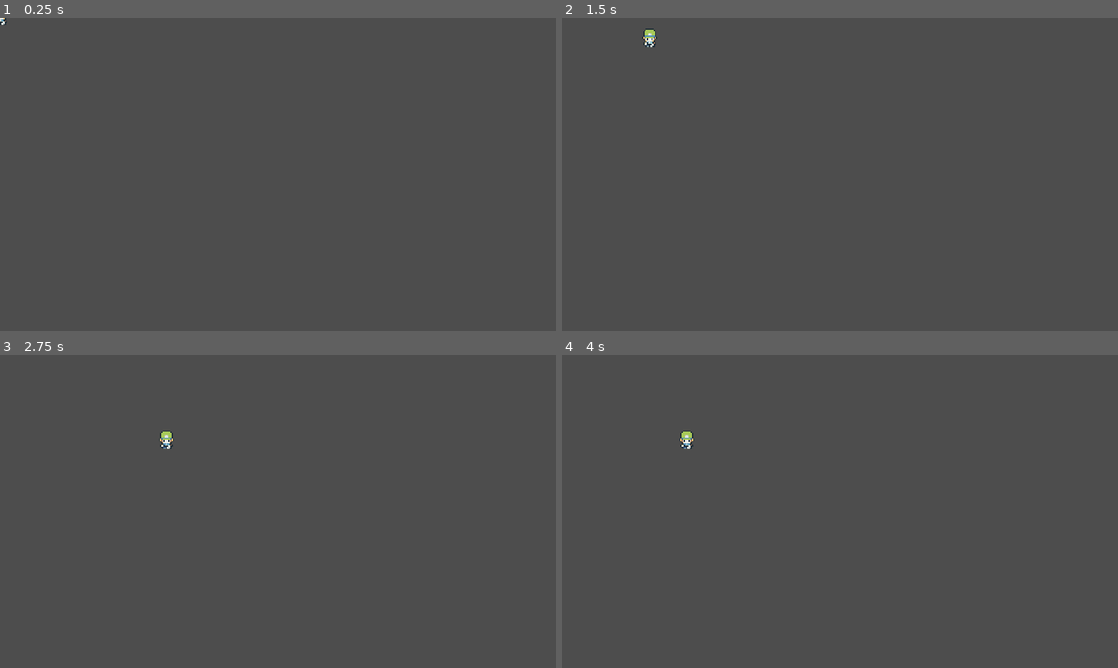
Above: before the commit, frames 1-4 (two rows, left to right).
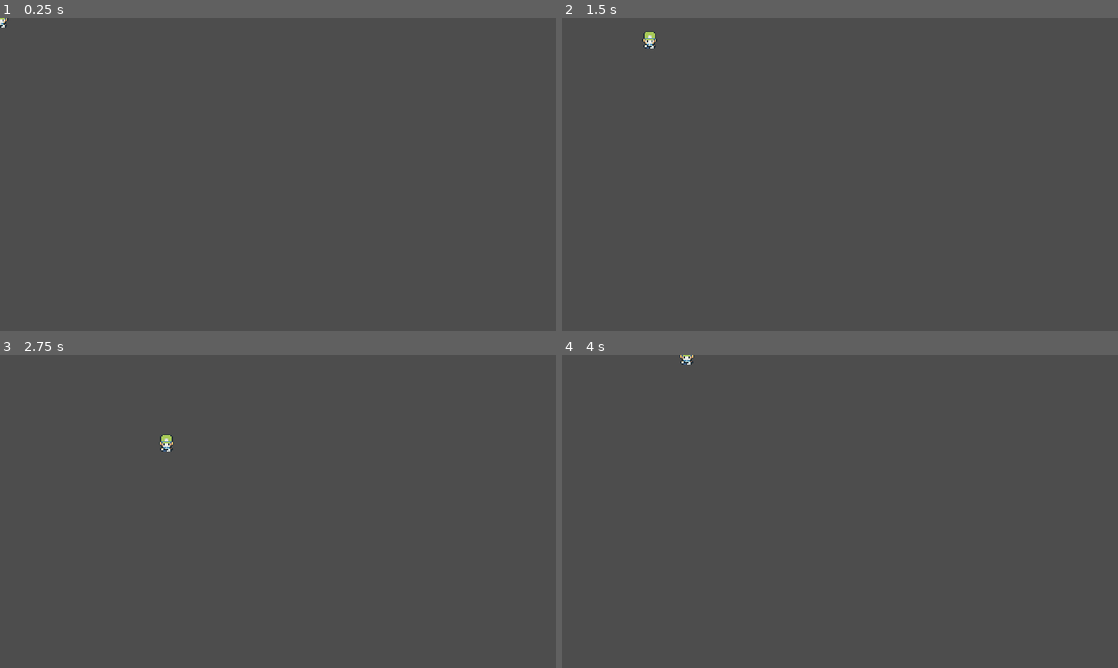
Above: after the commit, the same moments.

Repository: Juni41/Game-Jam-2
Game: Godot game, scene res://scenes/player.tscn
Two runs of this game, one before a commit and one after it. Both use one fixed random seed, a clock stepped at 60 frames per second and the inputs below.
Inputs:
- Up to frame 1 (0.25 s): no input
- Up to frame 2 (1.5 s): tap Enter at 0.5 s; hold D (Right) 0.53-1.28 s; hold S (Down) from 1.28 s (still down)
- Up to frame 3 (2.75 s): release S (Down) at 2.03 s; hold D (Right) from 2.03 s (still down)
- Up to frame 4 (4 s): release D (Right) at 2.78 s; hold W (Up, bound only after the commit) 2.78-3.53 s; hold A (Left) from 3.53 s (still down)

The runs differ from the first frame. In frame 1, less than 0.1% of the frame differs, in the area x 0-2%, y 0-4%; in frame 2, 0.1%; in frame 3, 0.1%; in frame 4, 0.2%, in the area x 21-24%, y 0-30%.

Commit message:
added some animations

Diff:
--- a/GameJam-2/project.godot
+++ b/GameJam-2/project.godot
@@ -27,7 +27,7 @@
 
 Up={
 "deadzone": 0.5,
-"events": [Object(InputEventKey,"resource_local_to_scene":fa …(140 unchanged characters)… d":false,"keycode":0,"physical_keycode":4194328,"key_label":0,"unicode":0,"echo":false,"script":null)
+"events": [Object(InputEventKey,"resource_local_to_scene":fa …(140 unchanged characters)… d":false,"keycode":0,"physical_keycode":87,"key_label":0,"unicode":119,"echo":false,"script":null)
 ]
 }
 Down={
--- a/GameJam-2/scenes/player.tscn
+++ b/GameJam-2/scenes/player.tscn
@@ -1,7 +1,92 @@
-[gd_scene load_steps=4 format=3 uid="uid://81tvfpbsj623"]
+[gd_scene load_steps=10 format=3 uid="uid://81tvfpbsj623"]
 
 [ext_resource type="Texture2D" uid="uid://coqkxbgjy8fta" path="res://assets/character/Char.png" id="1_as0au"]
 [ext_resource type="Script" path="res://assets/character/scripts/character.gd" id="1_cwauo"]
+
+[sub_resource type="Animation" id="Animation_624i0"]
+resource_name = "idle_down"
+tracks/0/type = "value"
+tracks/0/imported = false
+tracks/0/enabled = true
+tracks/0/path = NodePath("Sprite2D:frame")
+tracks/0/interp = 1
+tracks/0/loop_wrap = true
+tracks/0/keys = {
+"times": PackedFloat32Array(0),
+"transitions": PackedFloat32Array(1),
+"update": 1,
+"values": [0]
+}
+
+[sub_resource type="Animation" id="Animation_qrki0"]
+length = 0.001
+tracks/0/type = "value"
+tracks/0/imported = false
+tracks/0/enabled = true
+tracks/0/path = NodePath("Sprite2D:frame")
+tracks/0/interp = 1
+tracks/0/loop_wrap = true
+tracks/0/keys = {
+"times": PackedFloat32Array(0),
+"transitions": PackedFloat32Array(1),
+"update": 1,
+"values": [0]
+}
+
+[sub_resource type="Animation" id="Animation_q0kkv"]
+resource_name = "idle_up"
+tracks/0/type = "value"
+tracks/0/imported = false
+tracks/0/enabled = true
+tracks/0/path = NodePath("Sprite2D:frame")
+tracks/0/interp = 1
+tracks/0/loop_wrap = true
+tracks/0/keys = {
+"times": PackedFloat32Array(0),
+"transitions": PackedFloat32Array(1),
+"update": 1,
+"values": [0]
+}
+
+[sub_resource type="Animation" id="Animation_m04nk"]
+resource_name = "idle_side"
+tracks/0/type = "value"
+tracks/0/imported = false
+tracks/0/enabled = true
+tracks/0/path = NodePath("Sprite2D:frame")
+tracks/0/interp = 1
+tracks/0/loop_wrap = true
+tracks/0/keys = {
+"times": PackedFloat32Array(0),
+"transitions": PackedFloat32Array(1),
+"update": 1,
+"values": [0]
+}
+
+[sub_resource type="Animation" id="Animation_7iq0m"]
+resource_name = "walk_down"
+length = 0.3
+tracks/0/type = "value"
+tracks/0/imported = false
+tracks/0/enabled = true
+tracks/0/path = NodePath("Sprite2D:frame")
+tracks/0/interp = 1
+tracks/0/loop_wrap = true
+tracks/0/keys = {
+"times": PackedFloat32Array(0, 0.3),
+"transitions": PackedFloat32Array(1, 1),
+"update": 1,
+"values": [0, 6]
+}
+
+[sub_resource type="AnimationLibrary" id="AnimationLibrary_3wibd"]
+_data = {
+"RESET": SubResource("Animation_qrki0"),
+"idle_down": SubResource("Animation_624i0"),
+"idle_side": SubResource("Animation_m04nk"),
+"idle_up": SubResource("Animation_q0kkv"),
+"walk_down": SubResource("Animation_7iq0m")
+}
 
 [sub_resource type="CircleShape2D" id="CircleShape2D_htwxk"]
 
@@ -12,9 +97,12 @@
 texture_filter = 1
 texture = ExtResource("1_as0au")
 hframes = 9
-vframes = 3
+vframes = 4
 
 [node name="AnimationPlayer" type="AnimationPlayer" parent="."]
+libraries = {
+"": SubResource("AnimationLibrary_3wibd")
+}
 
 [node name="CollisionShape2D" type="CollisionShape2D" parent="."]
 position = Vector2(0, 2)
